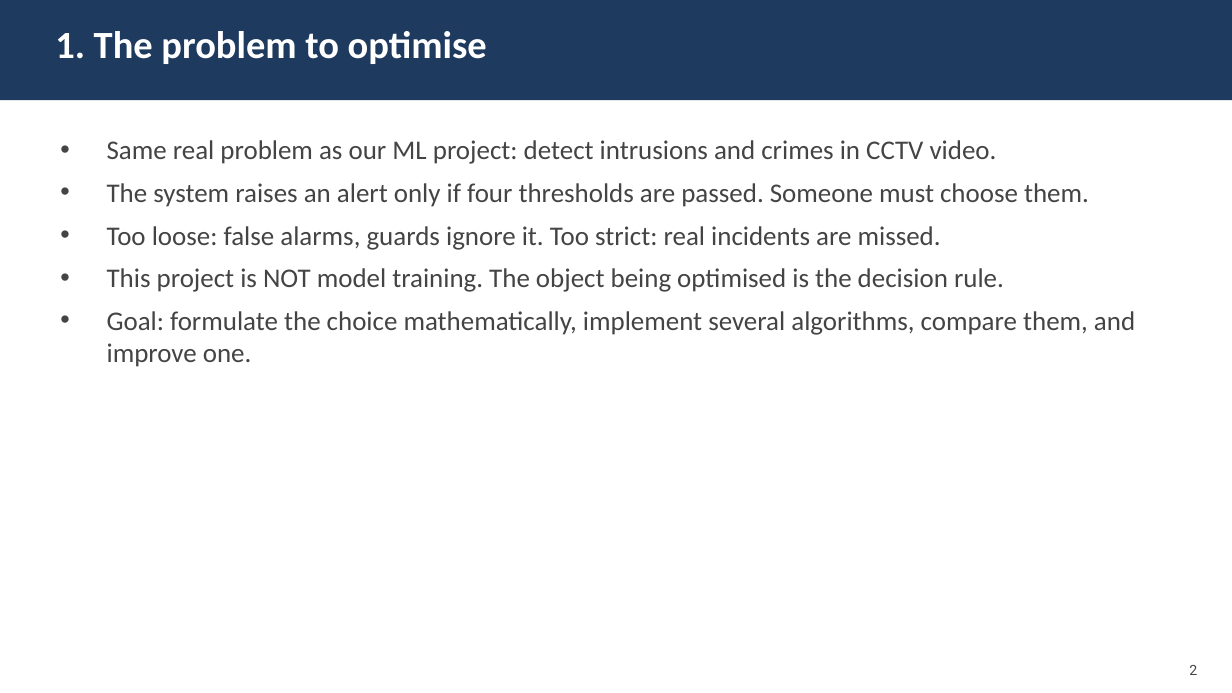
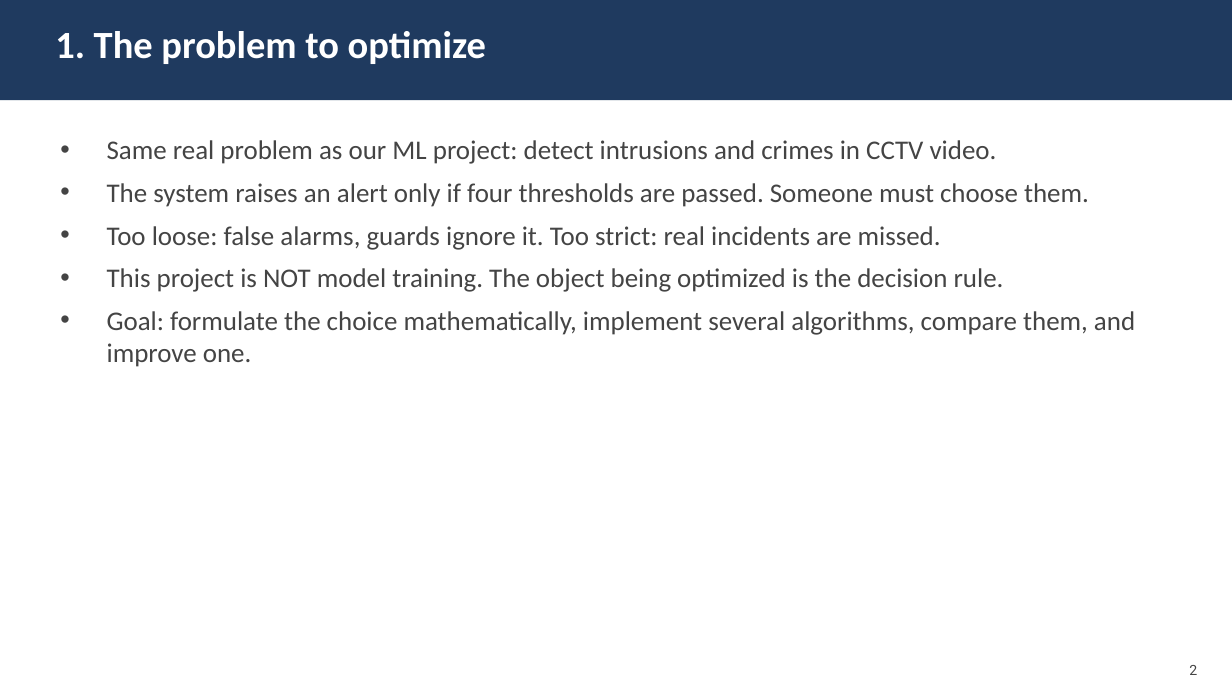
Before and after one commit to Tanya-74/SmartCCTV_Project, a slide deck: slide 2 of optimization/Optimization_Presentation.pptx. Drawn at 1232x693 pixels with LibreOffice and Linux fonts; fonts in the diff are those of the drawing. Boxes give left, top, right and bottom in pixels: in the first picture for what was removed or moved away, otherwise in the second. Text is boxed around its words. In the diff, an @@ line names an element or a change of style, - is before the commit and + after.

Commit message:
Unify spelling to American English, enlarge tuning chart, rebuild reports and slides

```diff
--- a/optimization/Optimization_Presentation.pptx
+++ b/optimization/Optimization_Presentation.pptx
@@ text at (55, 31, 486, 64): text changed @@
-1. The problem to optimise
+1. The problem to optimize
@@ text at (107, 268, 1004, 292): text changed @@
-• This project is NOT model training. The object being optimised is the decision rule.
+• This project is NOT model training. The object being optimized is the decision rule.
```
Also in this commit, not shown: 4 other slides changed, 10 other files.
